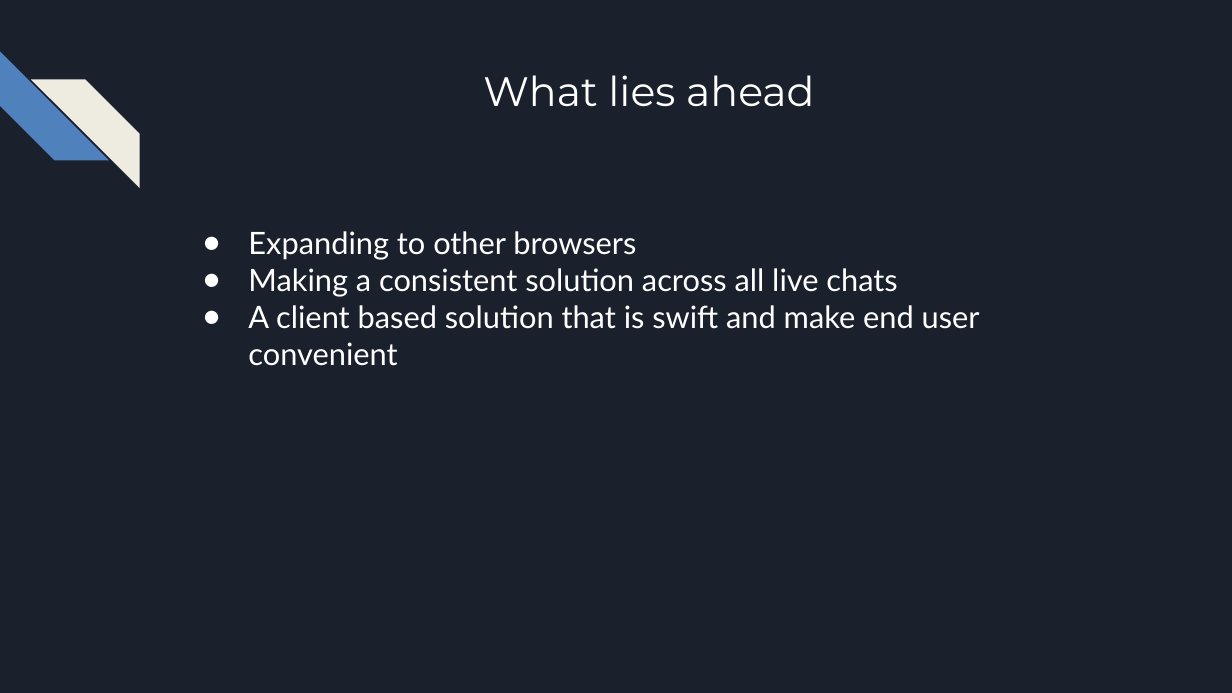
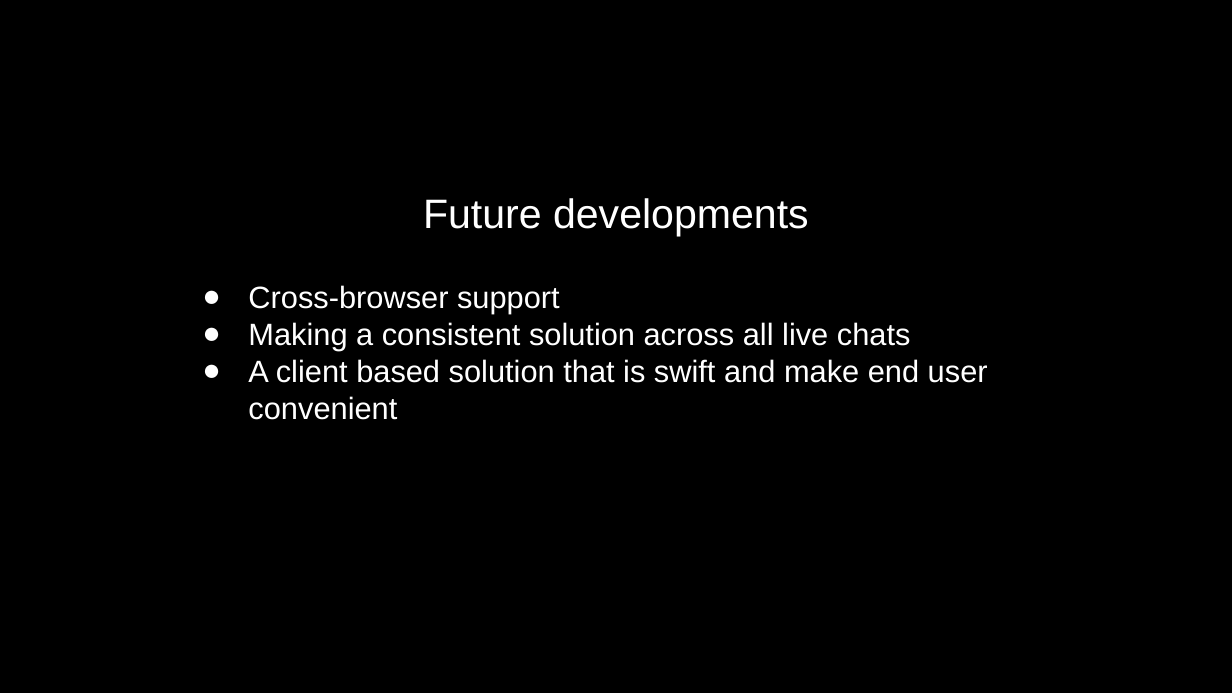
Before and after one commit to glasgow2017/team-8, a slide deck: slide 7 of presentation/Cyclops.pptx. Drawn at 1232x693 pixels with LibreOffice and Linux fonts; fonts in the diff are those of the drawing; background and template pictures are left out. Boxes give left, top, right and bottom in pixels: in the first picture for what was removed or moved away, otherwise in the second. Text is boxed around its words. In the diff, an @@ line names an element or a change of style, - is before the commit and + after.

Commit message:
Updated pptx

```diff
--- a/presentation/Cyclops.pptx
+++ b/presentation/Cyclops.pptx
@@ background #1B212C to picture (left out) @@
@@ diag stripe removed at [0, 52, 108, 160] @@
@@ diag stripe removed at [31, 79, 139, 187] @@
@@ text removed at [483, 75, 814, 107] @@
-What lies ahead
@@ text added at [423, 198, 809, 236], 24 pt, text #FFFFFF @@
+Future developments
@@ text "Cross-browser support": place and size @@
-text "Cross-browser support" at [248, 231, 980, 366]
+text "Cross-browser support" at [248, 285, 988, 420]
@@ text at [248, 285, 560, 314]: text changed; font Lato to Arial @@
-● Expanding to other browsers
+● Cross-browser support
@@ text at [248, 322, 988, 420]: font Lato to Arial in "Making a consistent solution across all live ...", "A client based solution that is swift ..." @@
```
Also in this commit, not shown: 4 other slides changed, 4 slides added, 3 slides removed.
